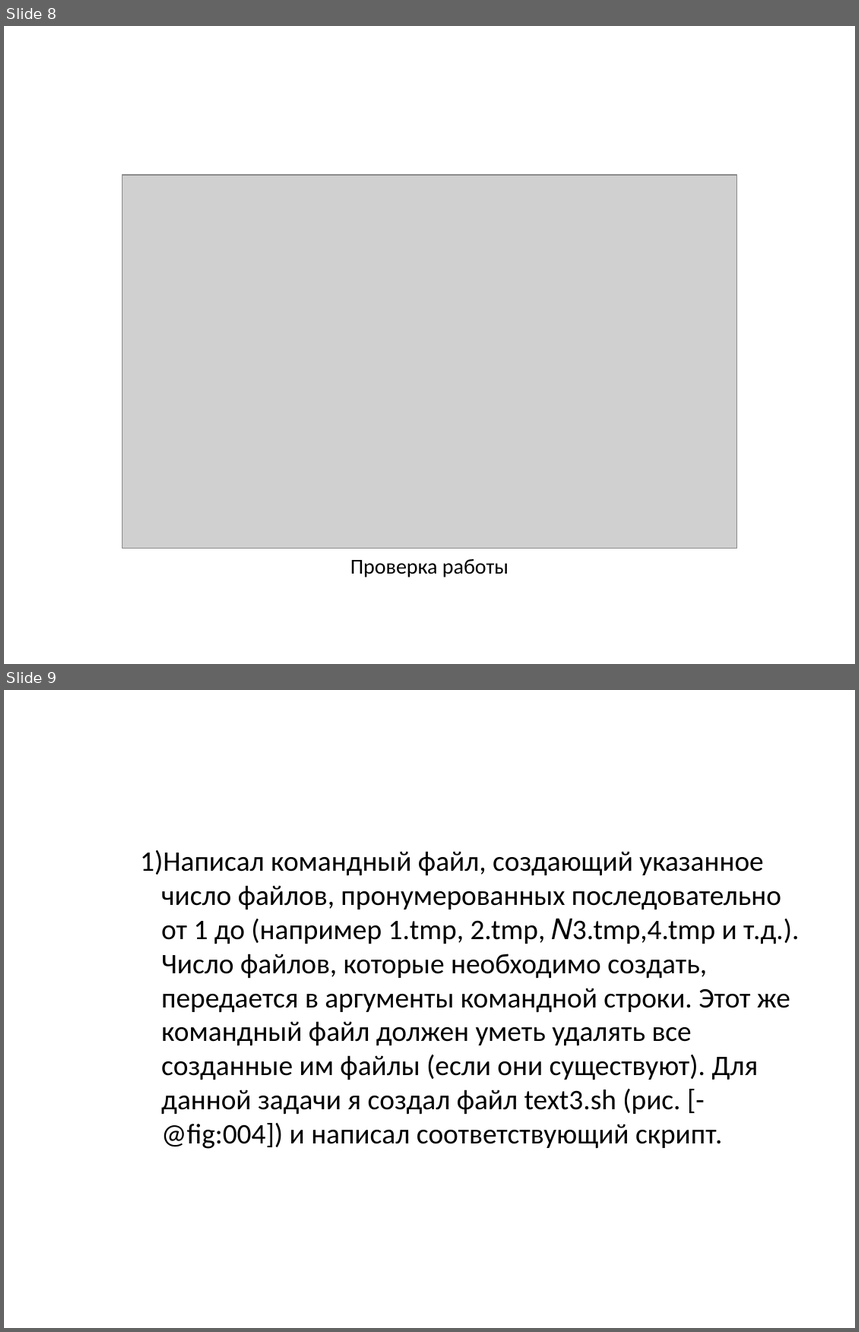
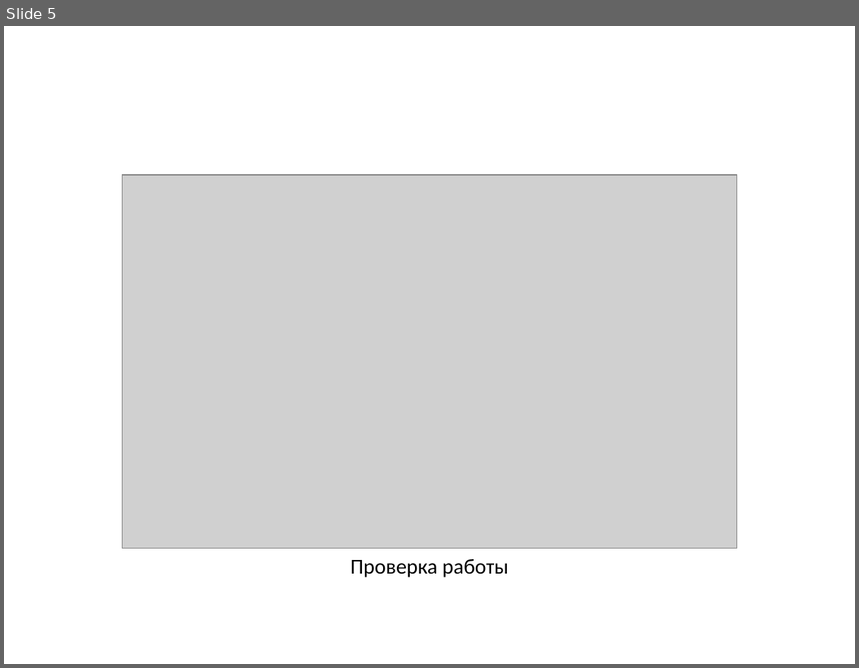
Before and after one commit to DankoDmitry/study_2021-2022_os-intro, a slide deck: labs/lab11/presentation/presentation.pptx. Shown one above the other, each under a label of ours: slides 8 and 9 before the commit, slide 5 after it. The pictures are 859x1332 and 859x668 pixels, drawn with LibreOffice and Linux fonts; fonts in the diff are those of the drawing; grey boxes stand for pictures. Boxes give left, top, right and bottom in pixels: in the first picture for what was removed or moved away, otherwise in the second. Text is boxed around its words. In the diff, an @@ line names an element or a change of style, - is before the commit and + after.

```diff
--- a/labs/lab11/presentation/presentation.pptx
+++ b/labs/lab11/presentation/presentation.pptx
@@ slide 9 removed at (4, 690, 855, 1328), background #FFFFFF @@
@@ text removed at (140, 850, 799, 1149) @@
-    1) Написал командный файл, создающий указанное число файлов, пронумерованных последовательно от 1 до (например 1.tmp, 2.tmp, 𝑁3.tmp,4.tmp и т.д.). Число файлов, которые необходимо создать, передается в аргументы командной строки. Этот же командный файл должен уметь удалять все созданные им файлы (если они существуют). Для данной задачи я создал файл text3.sh (рис. [-@fig:004]) и написал соответствующий скрипт.
@@ what was slide 8 is now slide 5 @@
```
Also in this commit, not shown: 1 slide changed, 4 other slides removed.
